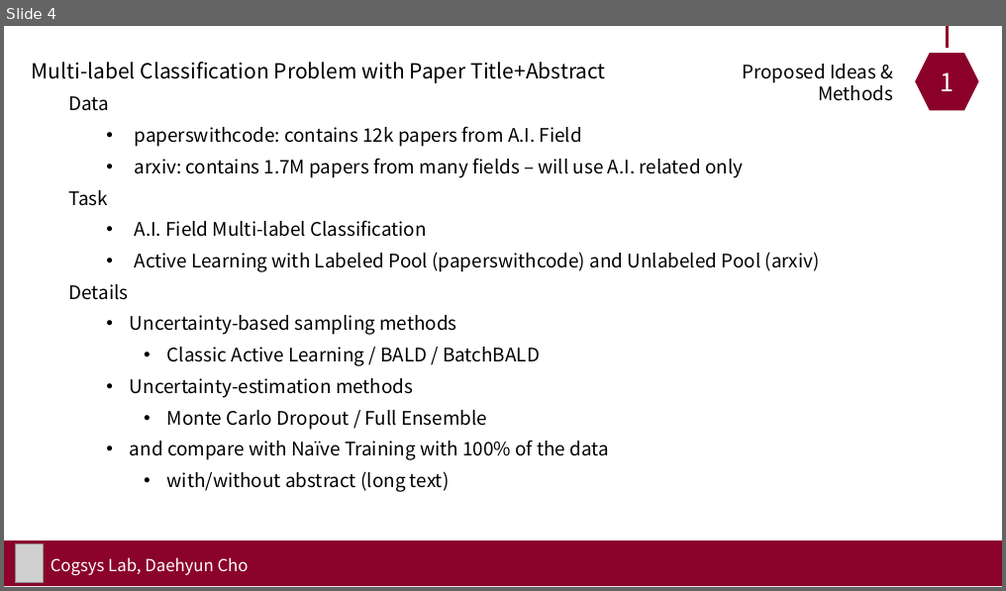
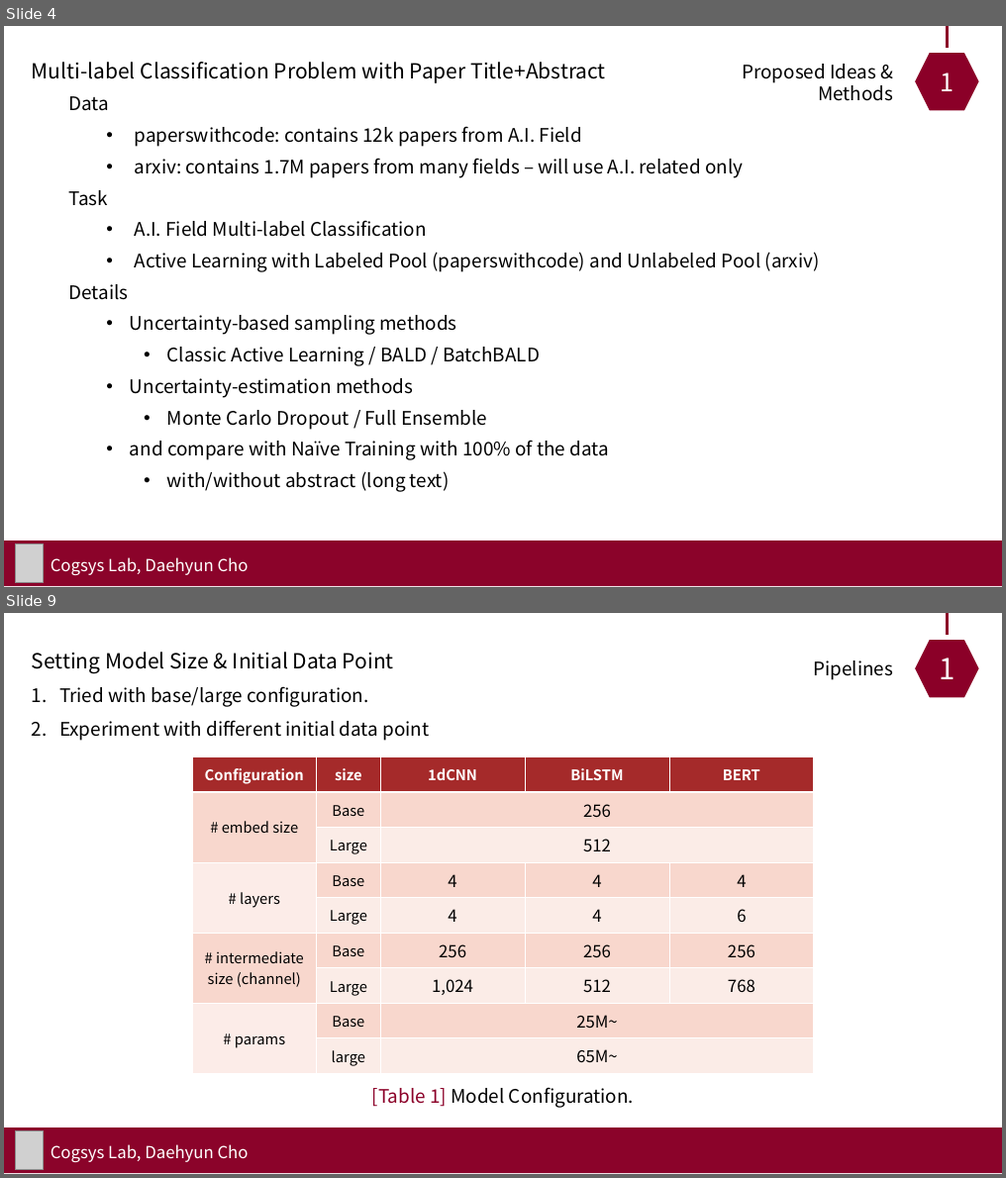
Before and after one commit to 1pha/BayesianActiveLearning, a slide deck: assets/presentations/Final Presentation.pptx. Shown one above the other, each under a label of ours: slide 4 before the commit, slides 4 and 9 after it; the slides between them are not shown. The pictures are 1006x591 and 1006x1178 pixels, drawn with LibreOffice and Linux fonts; fonts in the diff are those of the drawing; grey boxes stand for pictures. Boxes give left, top, right and bottom in pixels: in the first picture for what was removed or moved away, otherwise in the second. Text is boxed around its words. In the diff, an @@ line names an element or a change of style, - is before the commit and + after.

```diff
--- a/assets/presentations/Final Presentation.pptx
+++ b/assets/presentations/Final Presentation.pptx
@@ slide 9 added at box(4, 613, 1002, 1174), background #FFFFFF @@
@@ hexagon added at box(909, 635, 985, 703), fill #8B0028, outline #FFFFFF 10 pt, 28 pt, text #FFFFFF @@
+1
@@ line added from (947, 613) to (947, 635), #8B0028 3 pt @@
@@ text added at box(32, 652, 429, 741), 18 pt, text #000000 @@
+Setting Model Size & Initial Data Point
+1. Tried with base/large configuration.
+2. Experiment with different initial data point
@@ text added at box(814, 661, 894, 680), 18 pt, text #000000 @@
+Pipelines
@@ table added at box(192, 757, 813, 1074), 9 rows, 5 columns @@
+Configuration | size | 1dCNN | BiLSTM | BERT
+# embed size | Base | 256 |  | 
+ | Large | 512 |  | 
+# layers | Base | 4 | 4 | 4
+ | Large | 4 | 4 | 6
+# intermediate size (channel) | Base | 256 | 256 | 256
+ | Large | 1,024 | 512 | 768
+# params | Base | 25M~ |  | 
+ | large | 65M~ |  | 
@@ text added at box(372, 1087, 634, 1108), 18 pt, text #000000 @@
+[Table 1] Model Configuration.
@@ rectangle added at box(4, 1128, 1002, 1173), fill #8B032A @@
@@ picture added at box(15, 1132, 43, 1170) @@
@@ text added at box(51, 1145, 249, 1162), 16 pt, text #FFFFFF @@
+Cogsys Lab, Daehyun Cho
```
Also in this commit, not shown: 4 slides changed, 16 other slides added, 7 other files.
